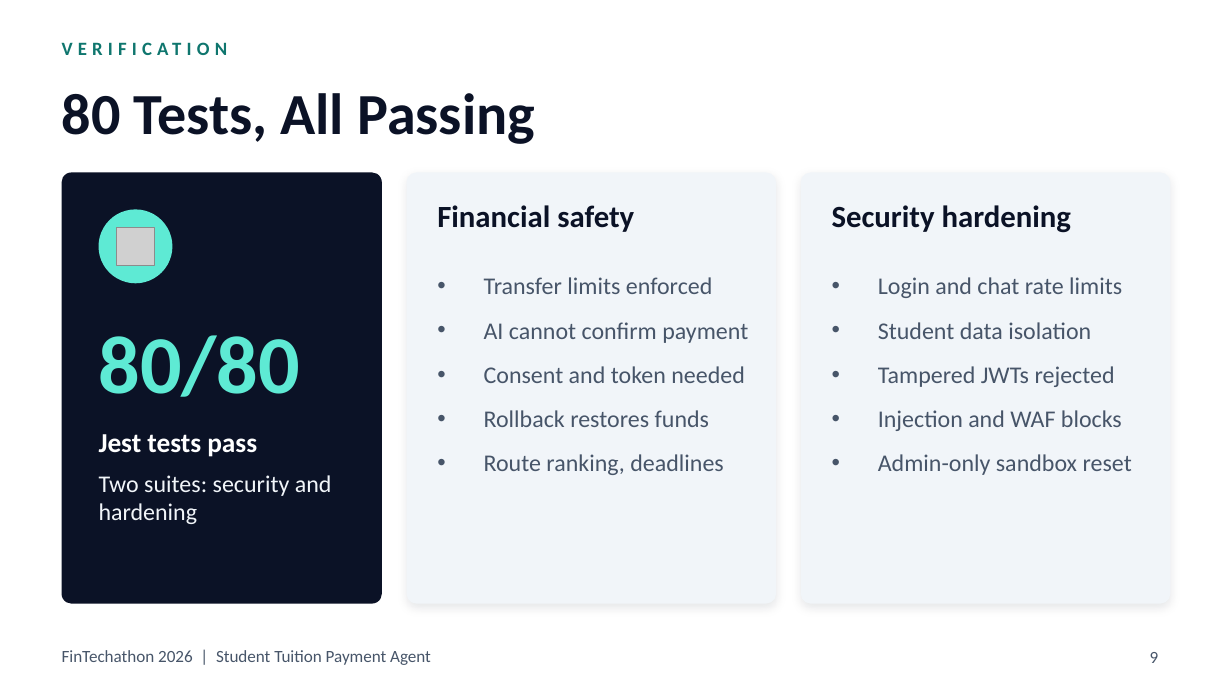
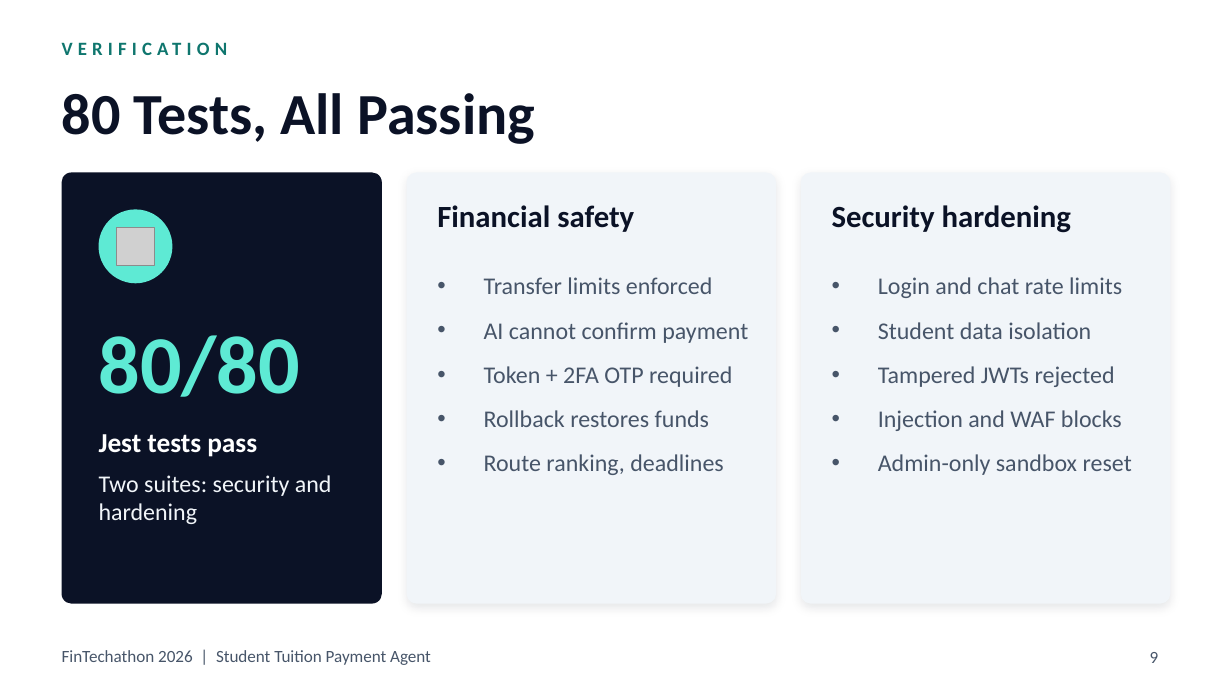
Before and after one commit to MirEashanZaman/student-tuition-payment-agent, a slide deck: slide 9 of docs/FINTECHATHON_2026_PRESENTATION.pptx. Drawn at 1232x693 pixels with LibreOffice and Linux fonts; fonts in the diff are those of the drawing; grey boxes stand for pictures. Boxes give left, top, right and bottom in pixels: in the first picture for what was removed or moved away, otherwise in the second. Text is boxed around its words. In the diff, an @@ line names an element or a change of style, - is before the commit and + after.

```diff
--- a/docs/FINTECHATHON_2026_PRESENTATION.pptx
+++ b/docs/FINTECHATHON_2026_PRESENTATION.pptx
@@ text at bbox=[484, 366, 732, 387]: text changed @@
-• Consent and token needed
+• Token + 2FA OTP required
```
Also in this commit, not shown: 4 other slides changed.
